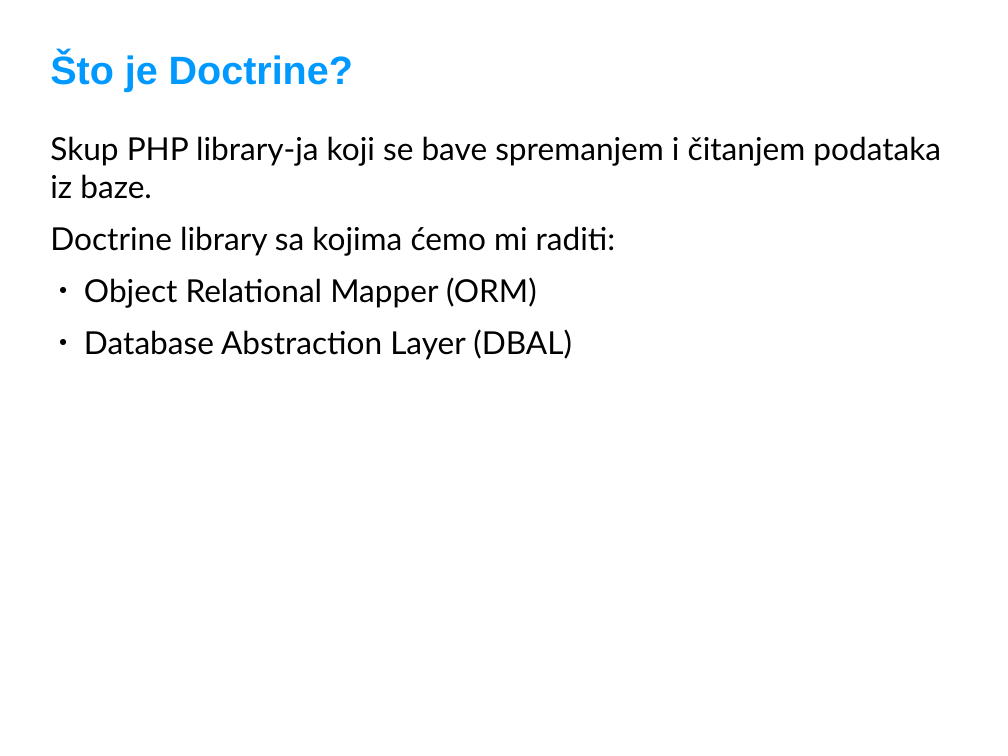
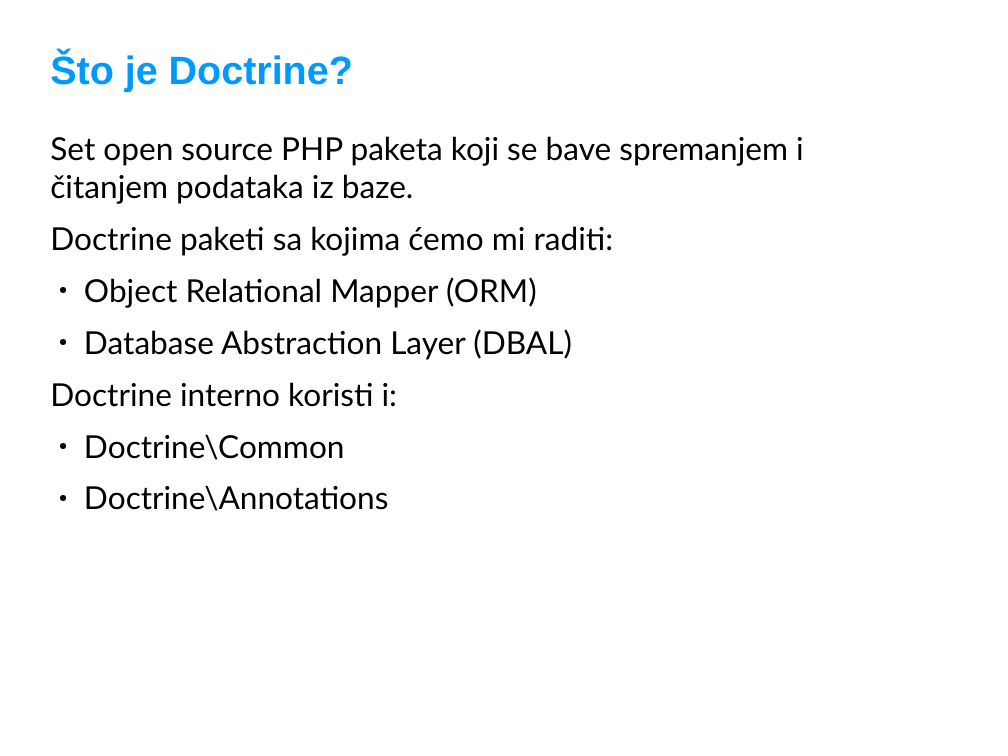
Before and after one commit to adriatichr/php-academy, a slide deck: slide 2 of predavanja/30 Doctrine DBAL.odp. Drawn at 1008x756 pixels with LibreOffice and Linux fonts; fonts in the diff are those of the drawing; background and template pictures are left out. Boxes give left, top, right and bottom in pixels: in the first picture for what was removed or moved away, otherwise in the second. Text is boxed around its words. In the diff, an @@ line names an element or a change of style, - is before the commit and + after.

```diff
--- a/predavanja/30 Doctrine DBAL.odp
+++ b/predavanja/30 Doctrine DBAL.odp
@@ text at (x1=50, y1=136, x2=804, y2=256): text changed @@
-Skup PHP library-ja koji se bave spremanjem i čitanjem podataka iz baze.
-Doctrine library sa kojima ćemo mi raditi:
+Set open source PHP paketa koji se bave spremanjem i čitanjem podataka iz baze.
+Doctrine paketi sa kojima ćemo mi raditi:
@@ text at (x1=50, y1=382, x2=397, y2=511): paragraphs added @@
+Doctrine interno koristi i:
+● Doctrine\Common
+● Doctrine\Annotations
```
Also in this commit, not shown: 4 other slides changed, 3 slides added.
